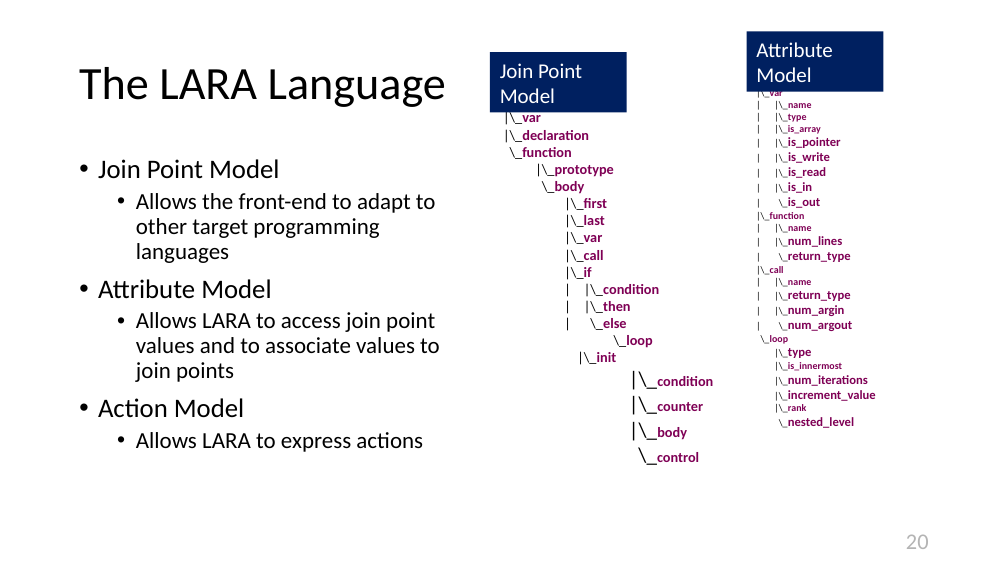
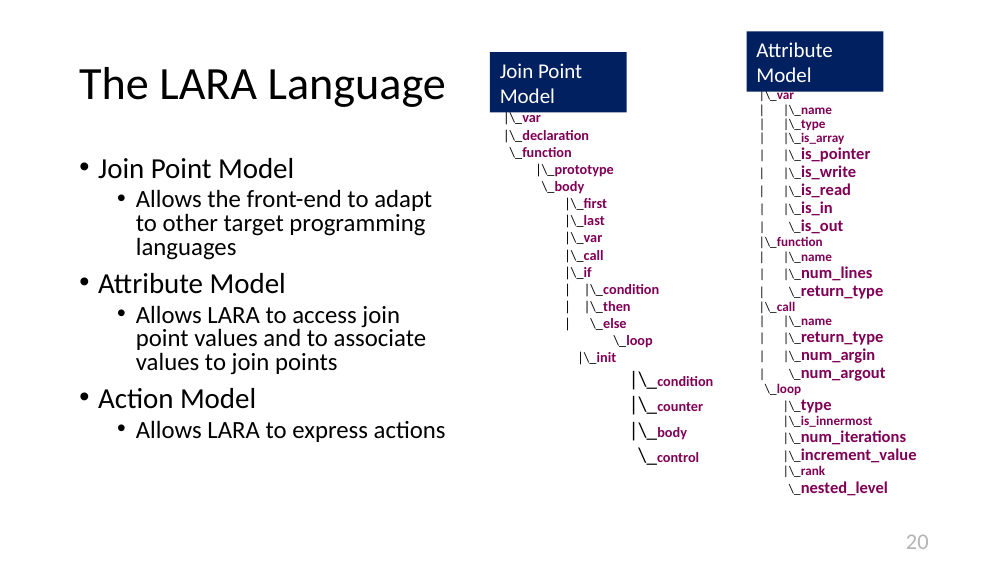
Before and after one commit to specs-feup/specs-lara, a slide deck: slide 20 of 2018-PACT/Clava-Tutorial-Intro.pptx. Drawn at 1008x567 pixels with LibreOffice and Linux fonts; fonts in the diff are those of the drawing. Boxes give left, top, right and bottom in pixels: in the first picture for what was removed or moved away, otherwise in the second. Text is boxed around its words. In the diff, an @@ line names an element or a change of style, - is before the commit and + after.

```diff
--- a/2018-PACT/Clava-Tutorial-Intro.pptx
+++ b/2018-PACT/Clava-Tutorial-Intro.pptx
@@ text "attributes" at (x1=753, y1=74, x2=917, y2=496): size 7.1 to 9.4 pt in "attributes", "|\_var", "| |\_name", "| |\_type" and 22 more places; size 9 to 11.8 pt in "|\_is_pointer", "|\_is_write", "|\_is_read", "|\_is_in" and 10 more places; line spacing 1 to 0.9 @@
@@ text "Join Point Model" at (x1=98, y1=158, x2=446, y2=442): size 19.1 to 20.7 pt in "Join Point Model", "Attribute Model", "Action Model"; size 16.4 to 17.7 pt in "Allows the front-end to adapt to other ...", "Allows LARA to access join point values ...", "Allows LARA to express actions"; line spacing 0.9 to 0.8 @@
```
Also in this commit, not shown: 7 other slides changed, 1 other file.
